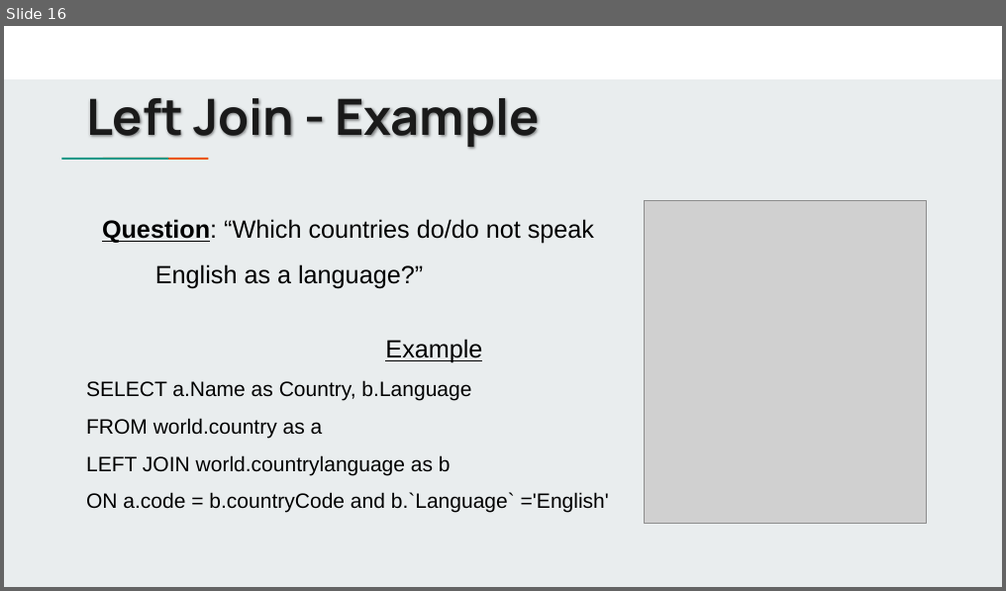
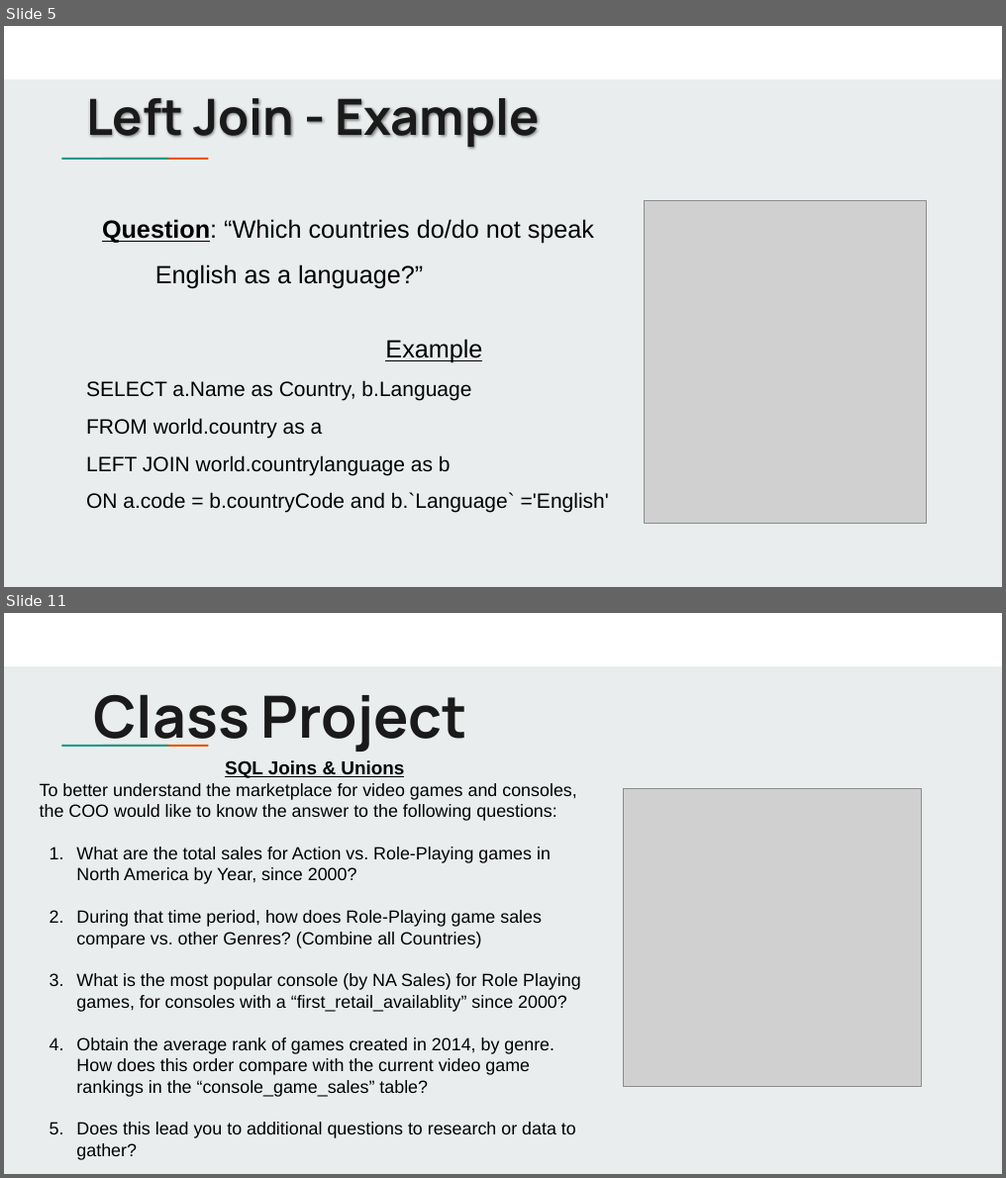
Before and after one commit to jbergmann56/OSDA-DataManipulationAndManagement, a slide deck: Lectures/Manipulating Data Pt. 2 (4).pptx. Shown one above the other, each under a label of ours: slide 16 before the commit, slides 5 and 11 after it; the slides between them are not shown. The pictures are 1006x591 and 1006x1178 pixels, drawn with LibreOffice and Linux fonts; fonts in the diff are those of the drawing; grey boxes stand for pictures. Boxes give left, top, right and bottom in pixels: in the first picture for what was removed or moved away, otherwise in the second. Text is boxed around its words. In the diff, an @@ line names an element or a change of style, - is before the commit and + after.

```diff
--- a/Lectures/Manipulating Data Pt. 2 (4).pptx
+++ b/Lectures/Manipulating Data Pt. 2 (4).pptx
@@ slide 11 added at box(4, 613, 1002, 1174), background #E9EDEE; not listed: 3 template elements that a slide beside it also shows @@
@@ title added at box(94, 694, 467, 752), 56 pt, text #1A1A1A, bold @@
+Class Project
@@ text added at box(40, 761, 581, 1160), 17 pt, text #000000 @@
+SQL Joins & Unions
+To better understand the marketplace for video games and consoles, the COO would like to know the answer to the following questions:
+1. What are the total sales for Action vs. Role-Playing games in North America by Year, since 2000?
+2. During that time period, how does Role-Playing game sales compare vs. other Genres? (Combine all Countries)
+3. What is the most popular console (by NA Sales) for Role Playing games, for consoles with a “first_retail_availablity” since 2000?
+4. Obtain the average rank of games created in 2014, by genre. How does this order compare with the current video game rankings in the “console_game_sales” table?
+5. Does this lead you to additional questions to research or data to gather?
@@ picture added at box(623, 789, 921, 1087) @@
@@ what was slide 16 is now slide 5 @@
```
Also in this commit, not shown: 6 slides changed, 1 other slide added, 11 slides removed, 11 other files.
